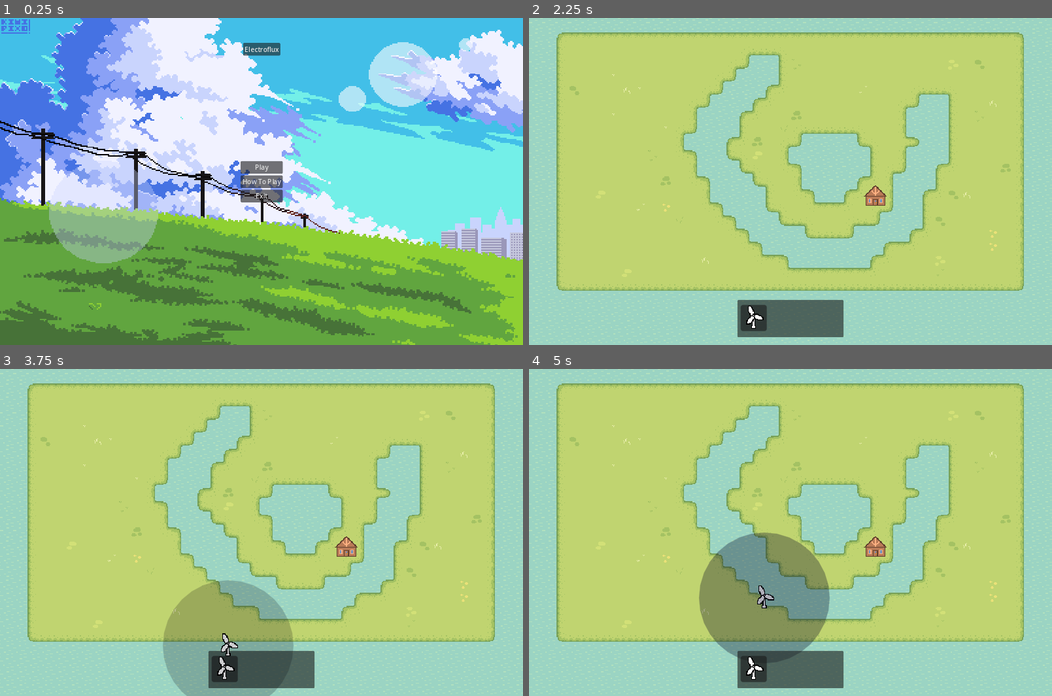
Above: before the commit, frames 1-4 (two rows, left to right).
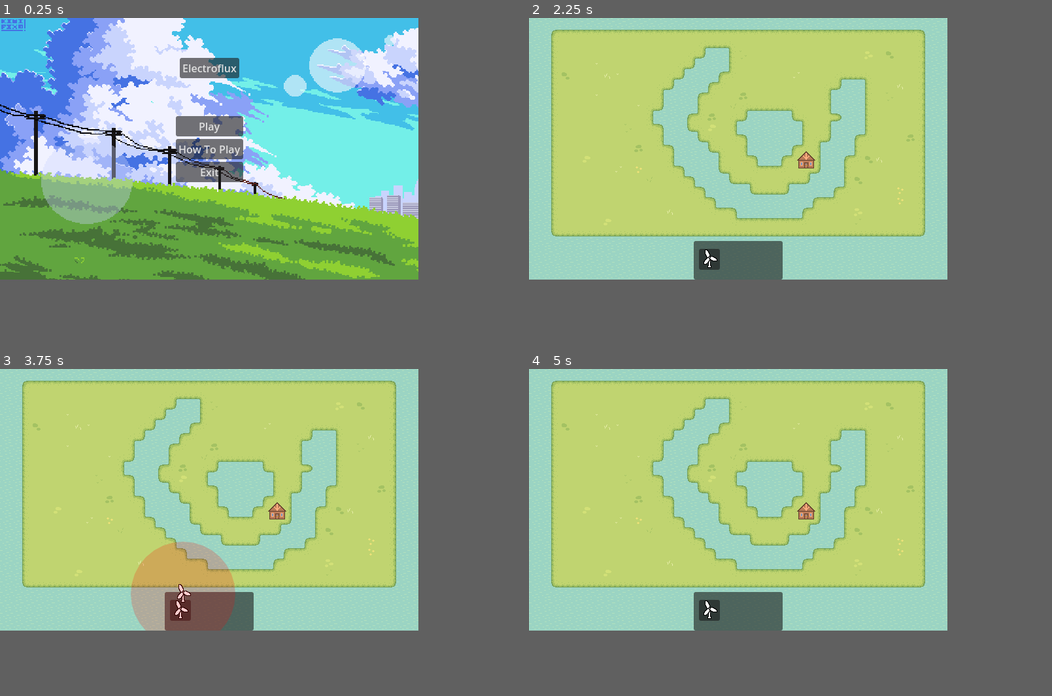
Above: after the commit, the same moments.

Repository: HasaanToor/Electroflux
Game: Godot game, scene res://MainMenu/MainMenu.tscn
Two runs of this game, one before a commit and one after it. Both use one fixed random seed, a clock stepped at 60 frames per second and the inputs below.
Inputs (mouse positions are in pixels of both pictures, inside the frame that each line leads up to):
- Up to frame 1 (0.25 s): no input
- Up to frame 2 (2.25 s): click "How To Play" at 0.5 s; click "Back" at 1.25 s; click "Play" at 2 s
- Up to frame 3 (3.75 s): tap Enter at 2.75 s; drag from (345, 545) to (313, 460) at 2.77 s; tap Space at 3.5 s; drag from (224, 669) to (235, 597) at 3.52 s
- Up to frame 4 (5 s): move the mouse to (764, 597) at 4.27 s; click (764, 597) at 4.42 s
In our replay, the window is 800x500 before the commit and 640x400 after it. These sizes can differ from the game's own. Grey fills any space a smaller window leaves; there, only what the larger window draws over its background counts as a difference.

The runs differ from the first frame. In frame 1, 62% of the frame differs, in the area x 0-100%, y 0-100%; in frame 2, 44%; in frame 3, 48%; in frame 4, 47%.

Commit message:
16x16 Tileset backup

Diff:
--- a/Godot Project Files/MainMenu/HowToPlayMenu.tscn
+++ b/Godot Project Files/MainMenu/HowToPlayMenu.tscn
@@ -13,7 +13,7 @@
 script = ExtResource("1_oygl3")
 
 [node name="Sprite2D" type="Sprite2D" parent="."]
-scale = Vector2(0.66875, 0.628125)
+scale = Vector2(0.351, 0.33)
 texture = ExtResource("2_yhg1h")
 centered = false
 
--- a/Godot Project Files/MainMenu/MainMenu.tscn
+++ b/Godot Project Files/MainMenu/MainMenu.tscn
@@ -13,7 +13,7 @@
 script = ExtResource("1_6sr1y")
 
 [node name="Sprite2D" type="Sprite2D" parent="."]
-scale = Vector2(0.66875, 0.628906)
+scale = Vector2(0.35, 0.33)
 texture = ExtResource("2_nv4ns")
 centered = false
 
--- a/Godot Project Files/Placeables/WindmillPanel.gd
+++ b/Godot Project Files/Placeables/WindmillPanel.gd
@@ -1,7 +1,7 @@
 extends Panel
 
 @onready var tower = preload("res://Placeables/Windmill.tscn")
-var currTile
+var validTile
 
 func _on_gui_input(event):
 	var tempTower = tower.instantiate()
@@ -13,27 +13,32 @@
 
 	elif event is InputEventMouseMotion and event.button_mask == 1: # left click down and mouse is moving (dragging)
 		if get_child_count() > 1: # if the panel child exists (the placement hasn't been cancelled)
-			get_child(1).global_position = event.global_position
-
+			# get the position of the tile and check if its valid to place the tower on
 			var mapPath = get_tree().get_root().get_node("Level1/TileMap")
 			var tile = mapPath.local_to_map(event.global_position)
-			currTile = mapPath.get_cell_source_id(0, tile, false)
-			print(currTile)
-			if (currTile):
-				get_child(1).get_node("Area").modulate = Color(00006450)
+			var snapTile = mapPath.map_to_local(tile)
+
+			get_child(1).global_position = snapTile
+
+			validTile = mapPath.get_cell_source_id(0, tile, false)
+
+			# change colour of radius depending on validity of tile placement
+			if (validTile == -1):
+				get_child(1).get_node("Area").modulate = Color(1.0, 0.0, 0.0, 0.2)
 			else:
-				get_child(1).get_node("Area").modulate = Color(0, 0, 100, 80)
+				get_child(1).get_node("Area").modulate = Color(0.0, 0.0, 0.5, 0.2)
 
 	elif event is InputEventMouseButton and event.button_mask == 0 and event.button_index == 1: # left click up
 		if get_child_count() > 1: # if the panel child exists (the placement hasn't been cancelled)
 			var pos = get_child(1).global_position # store position of child and delete it
 			get_child(1).queue_free()
 
-			# add a new instance of the tower to the main scenes location at the panel child's position
-			var towerPath = get_tree().get_root().get_node("Level1/Towers")
-			towerPath.add_child(tempTower)
-			tempTower.global_position = pos
-			tempTower.get_node("Area").hide()
+			if (validTile != -1):
+				# add a new instance of the tower to the main scenes location at the panel child's position
+				var towerPath = get_tree().get_root().get_node("Level1/Towers")
+				towerPath.add_child(tempTower)
+				tempTower.global_position = pos
+				tempTower.get_node("Area").hide()
 	else: # any other mouse event such as right clicking for example will cancel the placement of the tower by deleting the panel child
 		if get_child_count() > 1:
 			get_child(1).queue_free()
--- a/Godot Project Files/Scenes/Level1.tscn
+++ b/Godot Project Files/Scenes/Level1.tscn
@@ -13,69 +13,69 @@
 2:0/0 = 0
 3:0/0 = 0
 4:0/0 = 0
-5:0/0 = 0
-6:0/0 = 0
-7:0/0 = 0
 0:1/0 = 0
 1:1/0 = 0
 2:1/0 = 0
 3:1/0 = 0
 4:1/0 = 0
-5:1/0 = 0
-6:1/0 = 0
 0:2/0 = 0
 1:2/0 = 0
 2:2/0 = 0
 3:2/0 = 0
 4:2/0 = 0
+0:3/0 = 0
+1:3/0 = 0
+2:3/0 = 0
+3:3/0 = 0
+4:3/0 = 0
+0:4/0 = 0
+1:4/0 = 0
+2:4/0 = 0
+3:4/0 = 0
+4:4/0 = 0
+0:5/0 = 0
+1:5/0 = 0
+2:5/0 = 0
+3:5/0 = 0
+4:5/0 = 0
+0:6/0 = 0
+1:6/0 = 0
+2:6/0 = 0
+3:6/0 = 0
+4:6/0 = 0
+0:7/0 = 0
+1:7/0 = 0
+2:7/0 = 0
+3:7/0 = 0
+4:7/0 = 0
+5:0/0 = 0
+6:0/0 = 0
+7:0/0 = 0
+5:1/0 = 0
+6:1/0 = 0
 5:2/0 = 0
 6:2/0 = 0
 7:2/0 = 0
 8:2/0 = 0
 9:2/0 = 0
-0:3/0 = 0
-1:3/0 = 0
-2:3/0 = 0
-3:3/0 = 0
-4:3/0 = 0
 5:3/0 = 0
 6:3/0 = 0
 7:3/0 = 0
 8:3/0 = 0
 9:3/0 = 0
-0:4/0 = 0
-1:4/0 = 0
-2:4/0 = 0
-3:4/0 = 0
-4:4/0 = 0
 5:4/0 = 0
 6:4/0 = 0
 7:4/0 = 0
 8:4/0 = 0
 9:4/0 = 0
-0:5/0 = 0
-1:5/0 = 0
-2:5/0 = 0
-3:5/0 = 0
-4:5/0 = 0
 5:5/0 = 0
 6:5/0 = 0
 7:5/0 = 0
 8:5/0 = 0
 9:5/0 = 0
-0:6/0 = 0
-1:6/0 = 0
-2:6/0 = 0
-3:6/0 = 0
-4:6/0 = 0
 5:6/0 = 0
 6:6/0 = 0
 7:6/0 = 0
-0:7/0 = 0
-1:7/0 = 0
-2:7/0 = 0
-3:7/0 = 0
-4:7/0 = 0
 5:7/0 = 0
 6:7/0 = 0
 7:7/0 = 0
@@ -88,11 +88,10 @@
 3:0/0 = 0
 
 [sub_resource type="TileSet" id="TileSet_h8as7"]
+sources/2 = SubResource("TileSetAtlasSource_x04rr")
 sources/1 = SubResource("TileSetAtlasSource_adgg0")
-sources/2 = SubResource("TileSetAtlasSource_x04rr")
 
 [node name="Level1" type="Node2D"]
-scale = Vector2(2, 2)
 script = ExtResource("1_2vj1u")
 
 [node name="TileMap" type="TileMap" parent="."]
--- a/Godot Project Files/Scenes/UI.tscn
+++ b/Godot Project Files/Scenes/UI.tscn
@@ -10,10 +10,9 @@
 anchor_top = 1.0
 anchor_right = 0.5
 anchor_bottom = 1.0
-offset_left = -130.0
-offset_top = -110.0
-offset_right = 130.0
-offset_bottom = -19.0
+offset_left = -68.0
+offset_top = -59.0
+offset_right = 68.0
 grow_horizontal = 2
 grow_vertical = 0
 size_flags_horizontal = 4
@@ -25,7 +24,6 @@
 offset_top = 12.0
 offset_right = 128.0
 offset_bottom = 45.0
-scale = Vector2(2, 2)
 theme_override_constants/h_separation = 10
 theme_override_constants/v_separation = 10
 
--- a/Godot Project Files/project.godot
+++ b/Godot Project Files/project.godot
@@ -21,8 +21,9 @@
 
 [display]
 
-window/size/viewport_width=1280
-window/size/viewport_height=800
+window/size/viewport_width=640
+window/size/viewport_height=400
+window/size/mode=2
 window/stretch/mode="canvas_items"
 
 [input]
Binary file added: Godot Project Files/Assets/Tilesets/Grass32.png
Not shown, added: Godot Project Files/Assets/Tilesets/Grass32.png.import
Binary file added: Godot Project Files/Assets/Tilesets/Water32.png
Not shown, added: Godot Project Files/Assets/Tilesets/Water32.png.import
Not shown, added: Godot Project Files/Placeables/WinD627.tmp
Not shown, added: Godot Project Files/Placeables/WinE4CD.tmp
